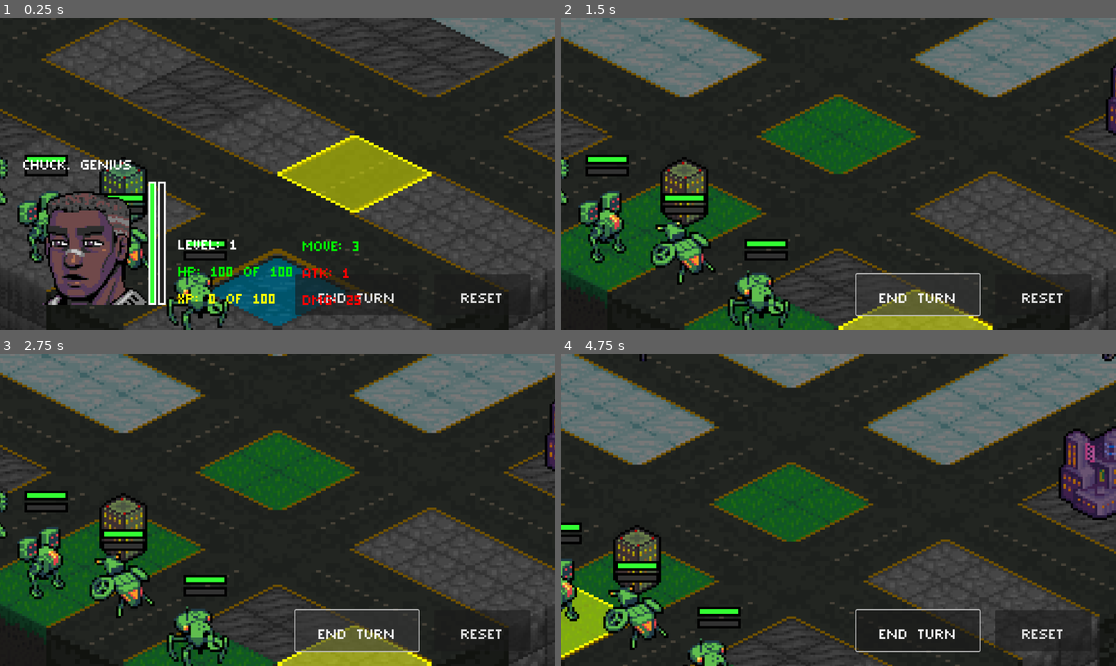
Above: before the commit, frames 1-4 (two rows, left to right).
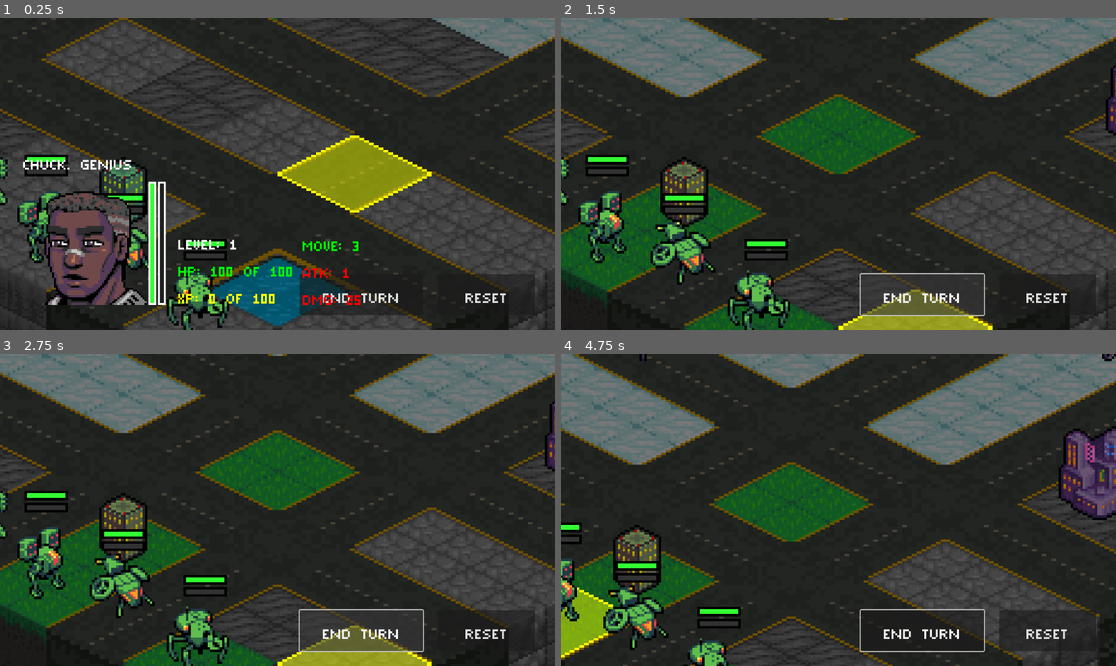
Above: after the commit, the same moments.

Repository: Tekknobot/Terrain
Game: Godot game, scene res://Scenes/Main.tscn
The game is run twice, just before and just after one commit, with the same random seed, the same clock (stepped at 60 frames per second) and the same inputs.
Inputs (mouse positions are in pixels of both pictures, inside the frame that each line leads up to):
- Up to frame 1 (0.25 s): no input
- Up to frame 2 (1.5 s): click "RESET" at 0.5 s; click "END TURN" at 1.25 s
- Up to frame 3 (2.75 s): click "END TURN" at 2 s
- Up to frame 4 (4.75 s): click "END TURN" at 2.75 s; move the mouse to (960, 494) at 3.52 s; click (960, 494) at 3.67 s; drag from (727, 525) to (605, 606) at 4.27 s

The runs differ from the first frame. In frame 1, 0.5% of the frame differs, in the area x 53-97%, y 82-96%; in frame 2, 0.6%; in frame 3, 0.6%; in frame 4, 0.7%, in the area x 53-97%, y 81-96%.

Commit message:
Progress difficulty by adding +1 to max enemy units before spawn.

Diff:
--- a/Scenes/Main.tscn
+++ b/Scenes/Main.tscn
@@ -235,7 +235,7 @@
 enemy_units = Array[PackedScene]([ExtResource("9_tx01l"), ExtResource("10_jnxcy"), ExtResource("11_kslvh"), ExtResource("12_igjmq"), ExtResource("13_mmtes"), ExtResource("14_42888")])
 structure_scenes = Array[PackedScene]([ExtResource("29_u3kwq"), ExtResource("30_vr6ln"), ExtResource("31_u8ap8"), ExtResource("32_ebequ"), ExtResource("33_8ltv0"), ExtResource("34_r0hbk")])
 max_structures = 6
-max_enemy_units = 4
+max_enemy_units = 3
 
 [node name="AudioStreamPlayer2D" type="AudioStreamPlayer2D" parent="TileMap"]
 
@@ -258,17 +258,18 @@
 anchor_top = 1.0
 anchor_right = 1.0
 anchor_bottom = 1.0
-offset_left = -539.0
+offset_left = -317.0
 offset_top = -135.0
-offset_right = -499.0
+offset_right = -277.0
 offset_bottom = -95.0
 grow_horizontal = 0
 grow_vertical = 0
 
 [node name="HBoxContainer" type="HBoxContainer" parent="CanvasLayer/Control"]
 layout_mode = 0
+offset_left = -213.0
 offset_top = 19.0
-offset_right = 488.0
+offset_right = 507.0
 offset_bottom = 104.0
 theme_override_constants/separation = 32
 
--- a/Scenes/RewardUpgrade.tscn
+++ b/Scenes/RewardUpgrade.tscn
@@ -29,50 +29,50 @@
 anchor_top = 1.0
 anchor_right = 0.5
 anchor_bottom = 1.0
-offset_left = 174.0
-offset_top = -404.0
-offset_right = 174.0
-offset_bottom = -404.0
+offset_top = -117.0
+offset_bottom = -117.0
 grow_horizontal = 2
 grow_vertical = 0
 
 [node name="VBoxContainer" type="VBoxContainer" parent="CanvasLayer/Control"]
-offset_left = 150.0
-offset_top = -79.0
-offset_right = 350.0
-offset_bottom = 119.0
+offset_right = 200.0
+offset_bottom = 285.0
 
 [node name="HBoxContainer" type="VBoxContainer" parent="CanvasLayer/Control/VBoxContainer"]
+visible = false
 layout_mode = 2
 
 [node name="CoinsLabel" type="Label" parent="CanvasLayer/Control/VBoxContainer/HBoxContainer"]
+visible = false
 layout_mode = 2
 theme = SubResource("Theme_pilyr")
-text = "COINS"
 horizontal_alignment = 1
 
 [node name="XPLabel" type="Label" parent="CanvasLayer/Control/VBoxContainer/HBoxContainer"]
+visible = false
 layout_mode = 2
 theme = SubResource("Theme_pilyr")
-text = "XP"
 horizontal_alignment = 1
 
 [node name="Blank" type="Label" parent="CanvasLayer/Control/VBoxContainer/HBoxContainer"]
+visible = false
 layout_mode = 2
 theme = SubResource("Theme_pilyr")
 horizontal_alignment = 1
 
 [node name="UpgradeOptionsContainer" type="VBoxContainer" parent="CanvasLayer/Control/VBoxContainer"]
+visible = false
 layout_mode = 2
 theme = SubResource("Theme_gkq3x")
 
 [node name="Blank" type="Label" parent="CanvasLayer/Control/VBoxContainer"]
+visible = false
 layout_mode = 2
 theme = SubResource("Theme_pilyr")
 horizontal_alignment = 1
 
 [node name="ContinueButton" type="Button" parent="CanvasLayer/Control/VBoxContainer"]
-custom_minimum_size = Vector2(200, 85)
+custom_minimum_size = Vector2(250, 85)
 layout_mode = 2
 theme = SubResource("Theme_a70fr")
 text = "CONTINUE"
--- a/Scripts/GameData.gd
+++ b/Scripts/GameData.gd
@@ -6,7 +6,7 @@
 var xp: int = 0
 var current_level: int = 1
 var selected_upgrade: String = ""
-var max_enemy_units: int = 4
+var max_enemy_units: int = 3
 
 # Optional: Additional persistent data you may want to track.
 var player_stats: Dictionary = {
--- a/Scripts/TileMap.gd
+++ b/Scripts/TileMap.gd
@@ -900,3 +900,14 @@
 func _on_reset_pressed() -> void:
 	TurnManager.reset_match_stats()  # Reset stats first.
 	get_tree().reload_current_scene()
+
+# When the player is ready to proceed.
+func _on_continue_pressed() -> void:
+	# Save the current level progress if needed.
+	GameData.current_level += 1
+	GameData.max_enemy_units += 1
+
+	self.visible = false
+
+	# Transition to the next mission/level.
+	get_tree().change_scene_to_file("res://Scenes/Main.tscn")
--- a/Scripts/TurnManager.gd
+++ b/Scripts/TurnManager.gd
@@ -387,6 +387,8 @@
 	player_units_lost = 0
 	total_damage_dealt = 0
 	enemy_units_destroyed = 0
+	GameData.max_enemy_units = 0
+
 	# Optionally, reset initial_player_unit_count here if needed.
 	initial_player_unit_count = get_tree().get_nodes_in_group("Units").filter(
 		func(u): return u.is_player
@@ -396,7 +398,7 @@
 func _launch_reward_phase(rewards: Dictionary) -> void:
 	var reward_scene = preload("res://Scenes/RewardUpgrade.tscn").instantiate()
 	get_tree().get_current_scene().add_child(reward_scene)
-	reward_scene.set_rewards(rewards["coins"], rewards["xp"])
+	#reward_scene.set_rewards(rewards["coins"], rewards["xp"])
 
 func _test_launch_reward_phase() -> void:
 	var fake_rewards: Dictionary = {
